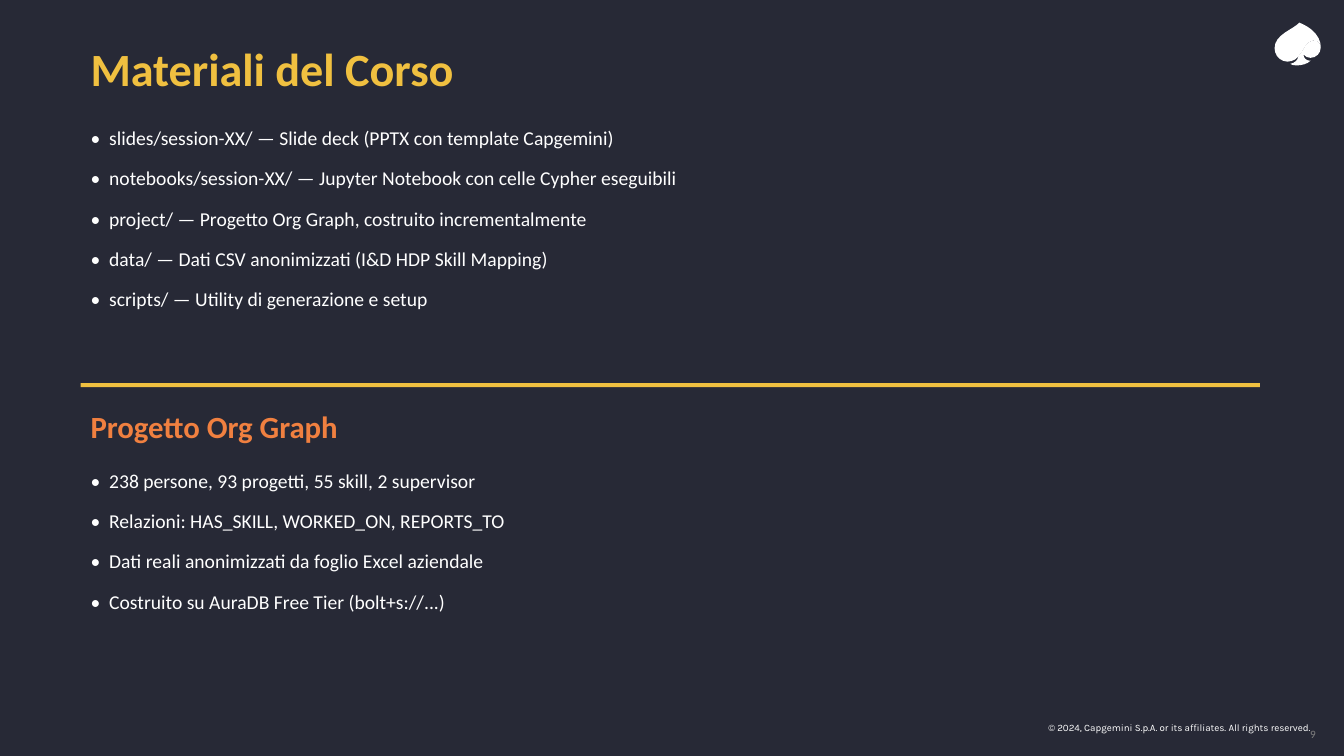
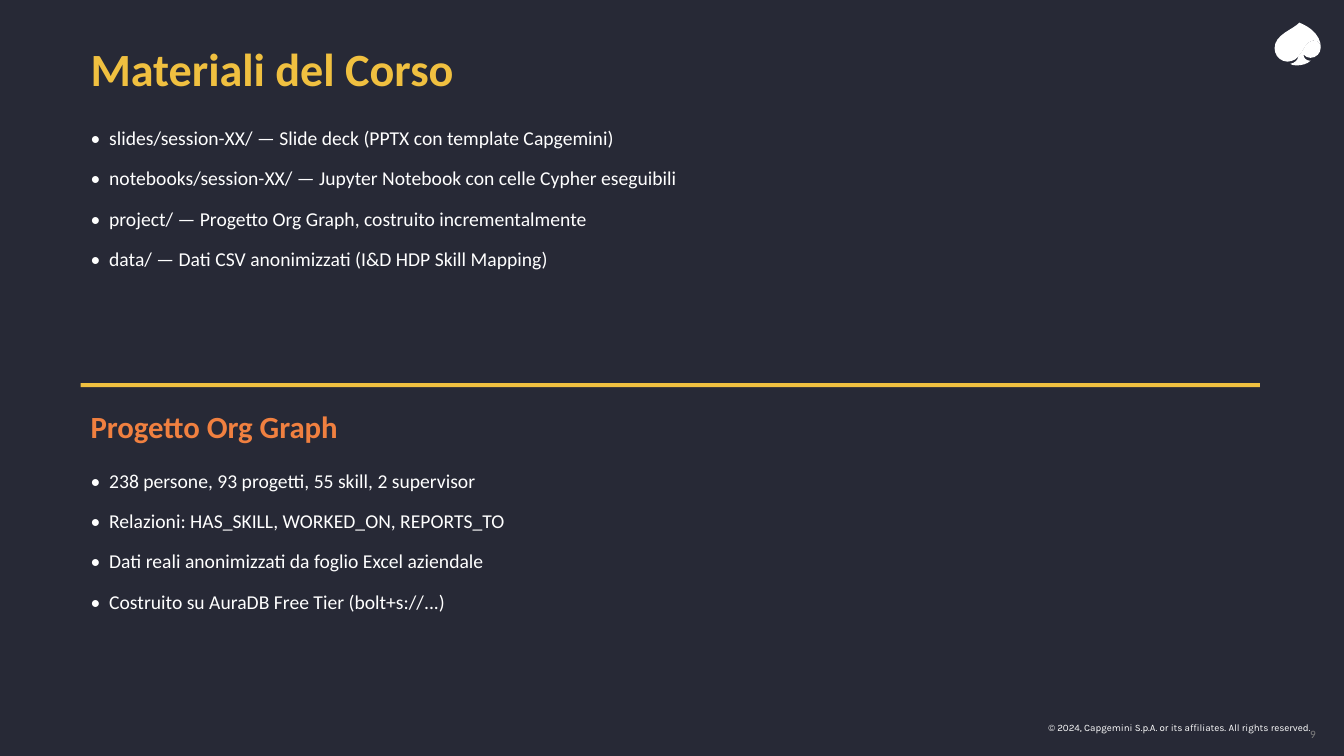
Before and after one commit to leobcc/neo4j-training-course-material, a slide deck: slide 9 of slides/course_outline/introduction.pptx. Drawn at 1344x756 pixels with LibreOffice and Linux fonts; fonts in the diff are those of the drawing. Boxes give left, top, right and bottom in pixels: in the first picture for what was removed or moved away, otherwise in the second. Text is boxed around its words. In the diff, an @@ line names an element or a change of style, - is before the commit and + after.

```diff
--- a/slides/course_outline/introduction.pptx
+++ b/slides/course_outline/introduction.pptx
@@ text at <box>109,292,428,310</box>: paragraph removed @@
-• scripts/ — Utility di generazione e setup
```
Also in this commit, not shown: 4 other slides changed.
